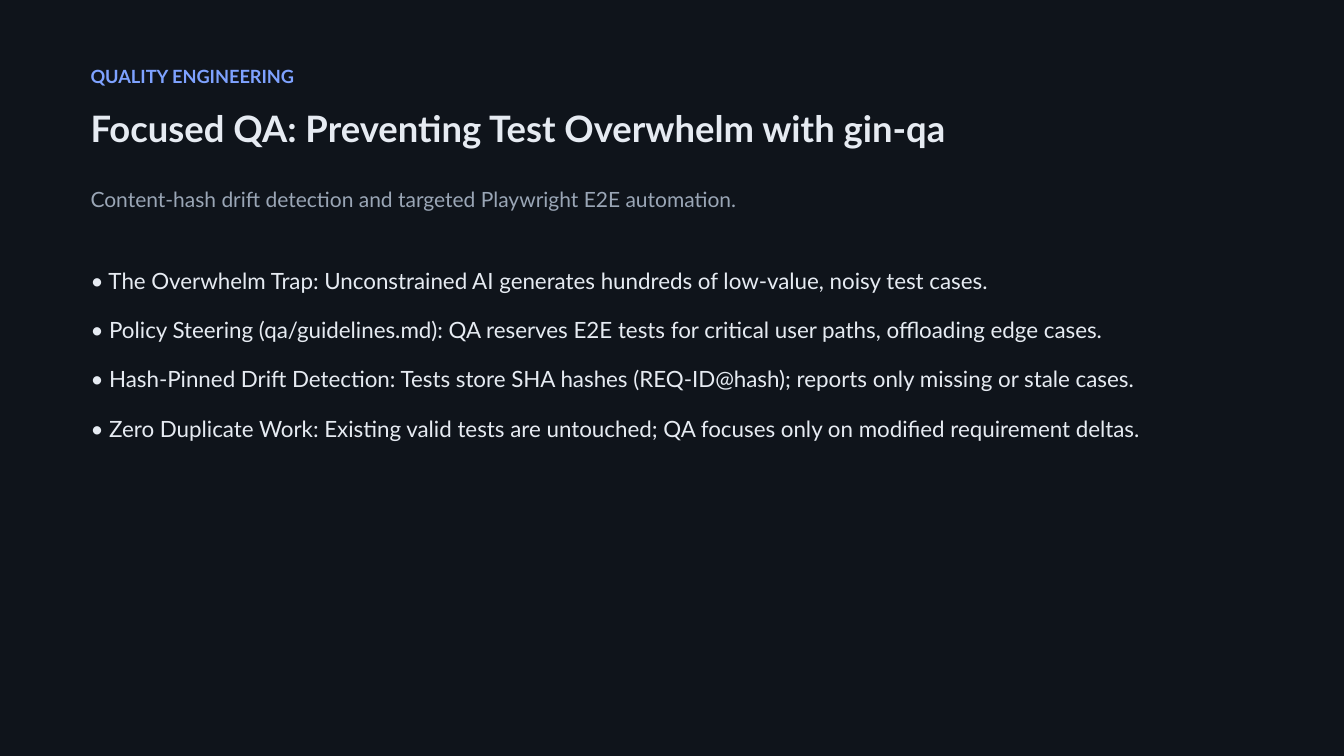
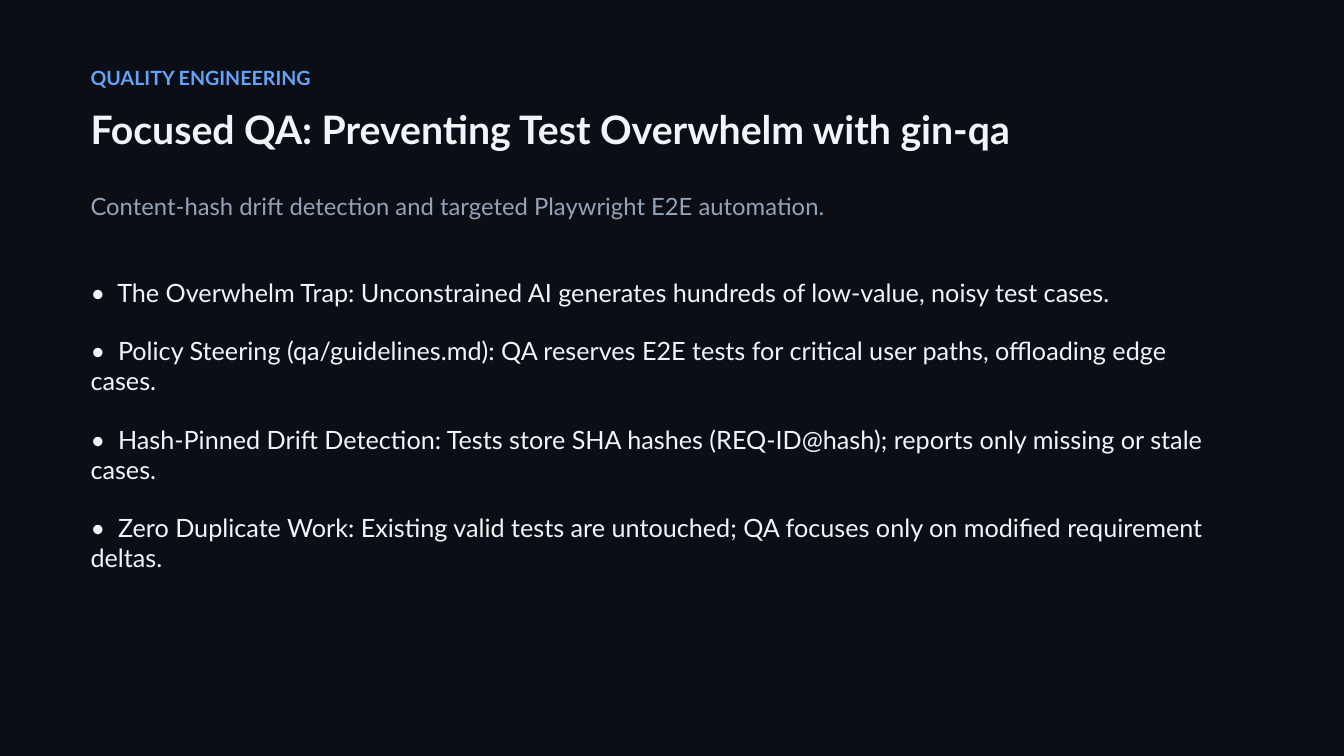
Before and after one commit to giangdhwhtbr/gin-workflow, a slide deck: slide 9 of docs/presentations/brownfield-modernization.pptx (slide 11 before the commit). Drawn at 1344x756 pixels with LibreOffice and Linux fonts; fonts in the diff are those of the drawing. Boxes give left, top, right and bottom in pixels: in the first picture for what was removed or moved away, otherwise in the second. Text is boxed around its words. In the diff, an @@ line names an element or a change of style, - is before the commit and + after.

```diff
--- a/docs/presentations/brownfield-modernization.pptx
+++ b/docs/presentations/brownfield-modernization.pptx
@@ rectangle at (0, 0, 1344, 756): fill #0F141B to #0B0F15 @@
@@ text "QUALITY ENGINEERING" at (91, 70, 311, 88): size 13 to 14 pt, text colour #7EA2FF to #60A5FA @@
@@ text "Focused QA: Preventing Test Overwhelm ..." at (91, 115, 1010, 151): size 26 to 28 pt, text colour #E6EBF2 to #F1F5F9 @@
@@ text "Content-hash drift detection and targeted ..." at (91, 197, 825, 220): size 15 to 17 pt, text colour #9AA6B6 to #94A3B8 @@
@@ text "• The Overwhelm Trap: Unconstrained ...": place and size @@
-text "• The Overwhelm Trap: Unconstrained ..." at (108, 272, 1140, 441)
+text "• The Overwhelm Trap: Unconstrained ..." at (91, 283, 1202, 568)
@@ text "• The Overwhelm Trap: Unconstrained ..." at (91, 283, 1202, 568): size 16 to 18 pt, text colour #E6EBF2 to #F1F5F9; more space between paragraphs @@
```
Also in this commit, not shown: 10 other slides changed, 1 slide added, 3 slides removed, 1 other file.
